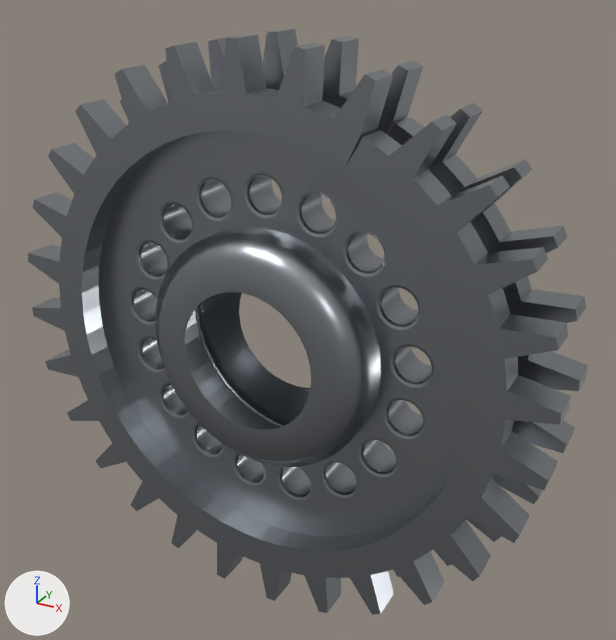
Two versions of the glTF model porsche-911sc-engine/parts/cam-sprocket-left.glb, one commit apart.
Before and after are seen from a 50 mm lens placed at (-228.8, -340.7, 57.0), pointed at (-288.2, -232.6, 3.0). The lights are fixed; the arrows at lower left show +X, +Y and +Z. The picture after the commit comes second. Vertices at exactly the same position are counted once.

Names of what the first picture shows: 'cam-sprocket-left:steel'.
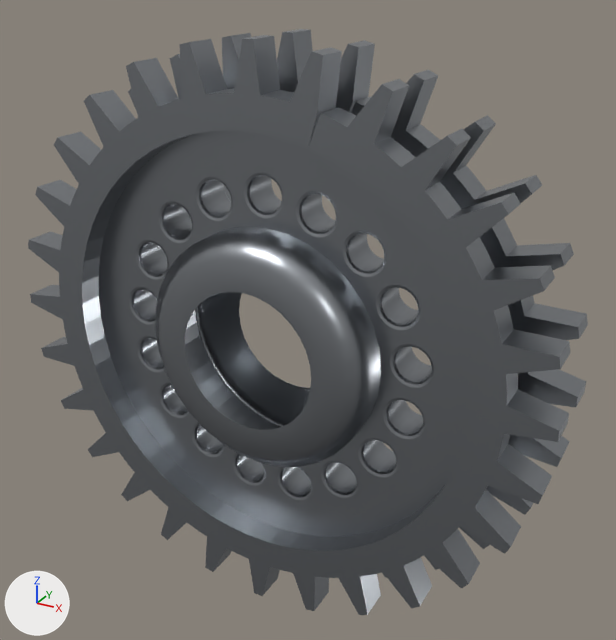
Boxes [x1, y1, x2, y2] around the edits, measured in the pictures (616 x 640 px; the box of a moved part takes in the faces that stretch with it):
'cam-sprocket-left:steel', reshaped, rescaled
    both: [28, 29, 588, 615]
part 1 of me_mesh_0, moved or reshaped (mostly hidden)
    before: [120, 29, 588, 577]
    after: [128, 29, 588, 578]
part 2 of me_mesh_0, moved or reshaped
    before: [28, 35, 571, 615]
    after: [28, 35, 570, 615]

Diff of the bpy script that builds the scene:
```diff
--- a/porsche-911sc-engine/parts/cam-sprocket-left.glb.py
+++ b/porsche-911sc-engine/parts/cam-sprocket-left.glb.py
@@ me_mesh_0 @@
 me_mesh_0.from_pydata(...)  # 6688 vertices, 13344 faces; spans x -1.0..1.0, y -0.19..0.19, z -1.0..1.0
 # used by ob_cam_sprocket_left_steel; parent = ob_cam_sprocket_left; location = (-292.0, -236.2, 0.0); scale = (45.9, 45.9, 45.9)
+# me_mesh_0 part 1: the loose piece of 448 vertices spanning x -1.0..1.0, y 0.08..0.19, z -1.0..1.0 is turned -9.7 degrees about the y axis through its middle
+# me_mesh_0 part 2: the loose piece of 448 vertices spanning x -1.0..1.0, y -0.14..-0.03, z -1.0..1.0 is turned -9.7 degrees about the y axis through its middle
 me_mesh_0.materials.append(mat_steel)
```
